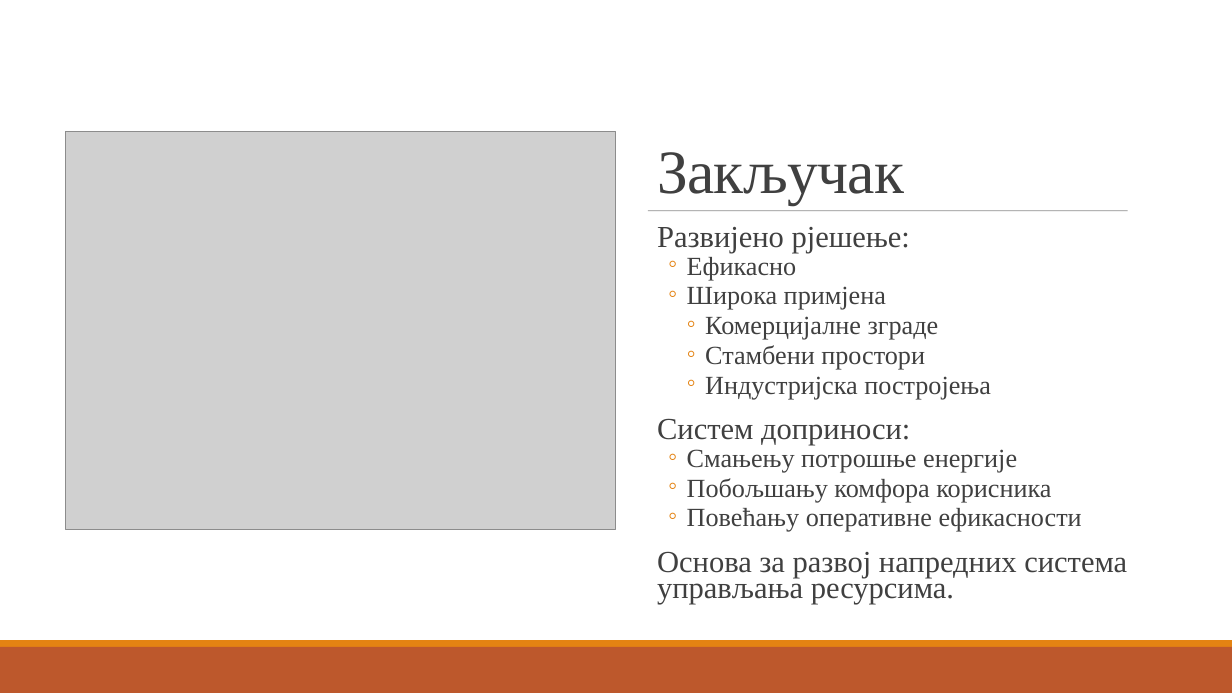
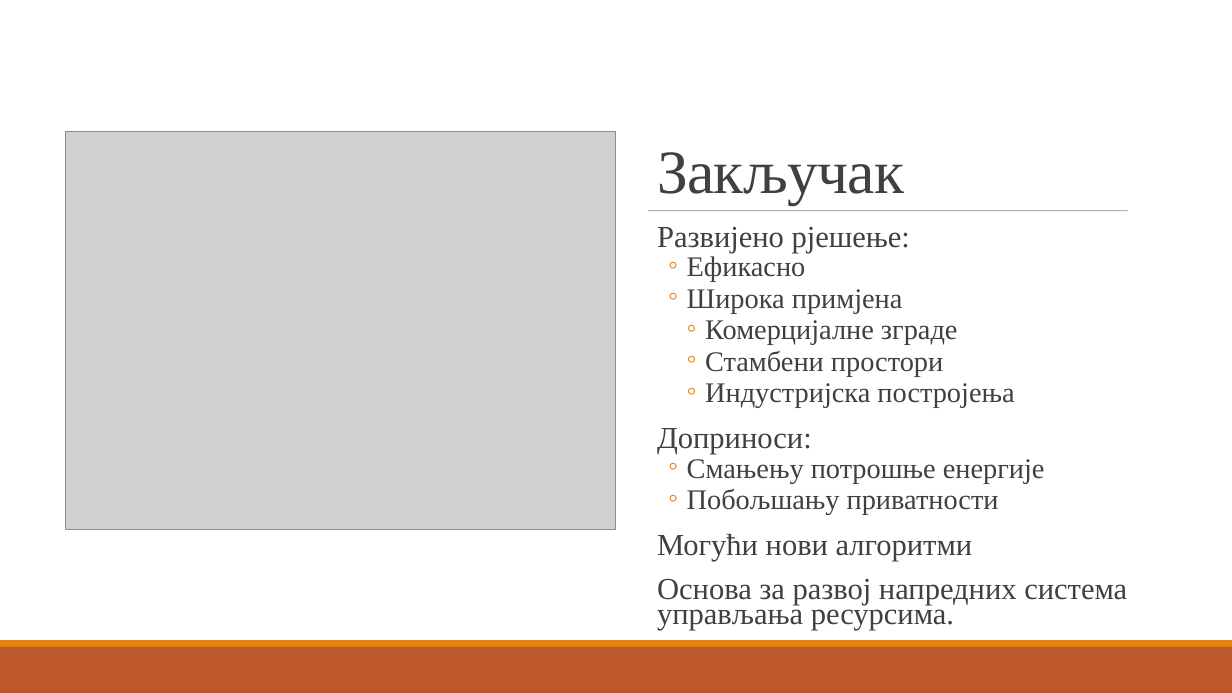
Before and after one commit to ChaosNik/Predicting-the-number-of-people-in-a-room, a slide deck: slide 15 of Presentation/Razvoj rješenja za predviđanje broja osoba u prostoriji.pptx. Drawn at 1232x693 pixels with LibreOffice and Linux fonts; fonts in the diff are those of the drawing; grey boxes stand for pictures. Boxes give left, top, right and bottom in pixels: in the first picture for what was removed or moved away, otherwise in the second. Text is boxed around its words. In the diff, an @@ line names an element or a change of style, - is before the commit and + after.

```diff
--- a/Presentation/Razvoj rješenja za predviđanje broja osoba u prostoriji.pptx
+++ b/Presentation/Razvoj rješenja za predviđanje broja osoba u prostoriji.pptx
@@ text at [687, 256, 1045, 483]: size 20.4 to 22.1 pt in "Ефикасно", "Широка примјена", "Комерцијалне зграде", "Стамбени простори" and 2 more places @@
@@ text at [657, 428, 812, 454]: text changed @@
-  Систем доприноси:
+  Доприноси:
@@ text at [657, 488, 999, 561]: text changed; size 20.4 to 22.1 pt @@
-  ◦ Побољшању комфора корисника
-  ◦ Повећању оперативне ефикасности
+  ◦ Побољшању приватности
+  Могући нови алгоритми
```
Also in this commit, not shown: 11 other slides changed, 1 other file.
